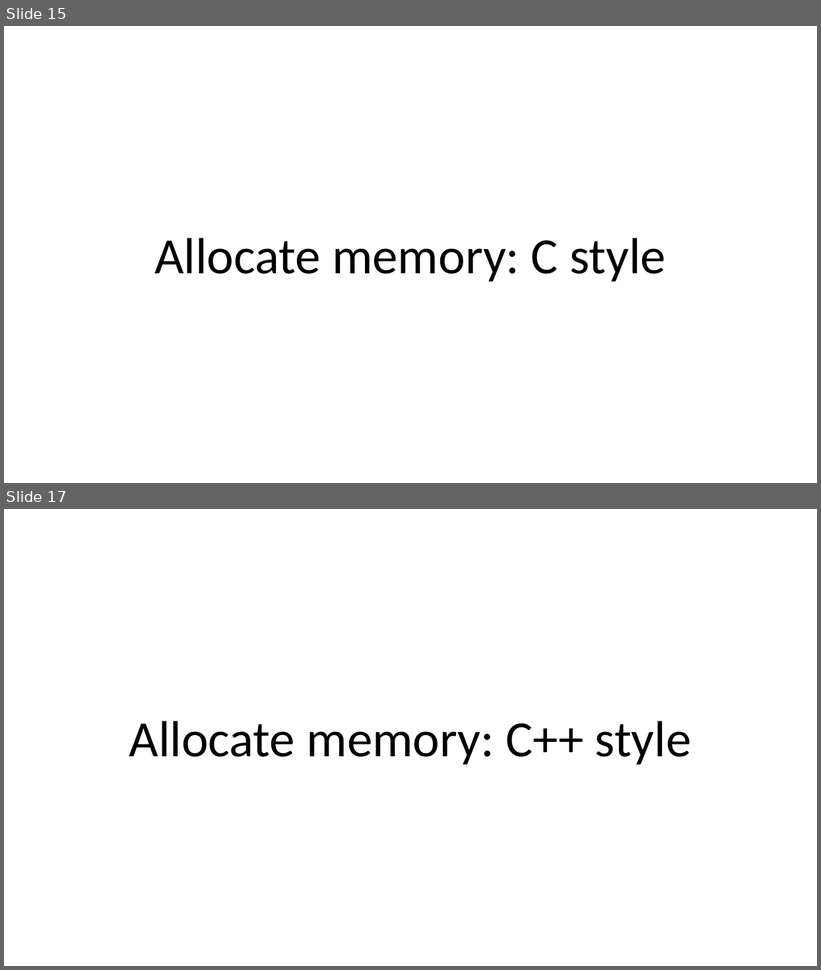
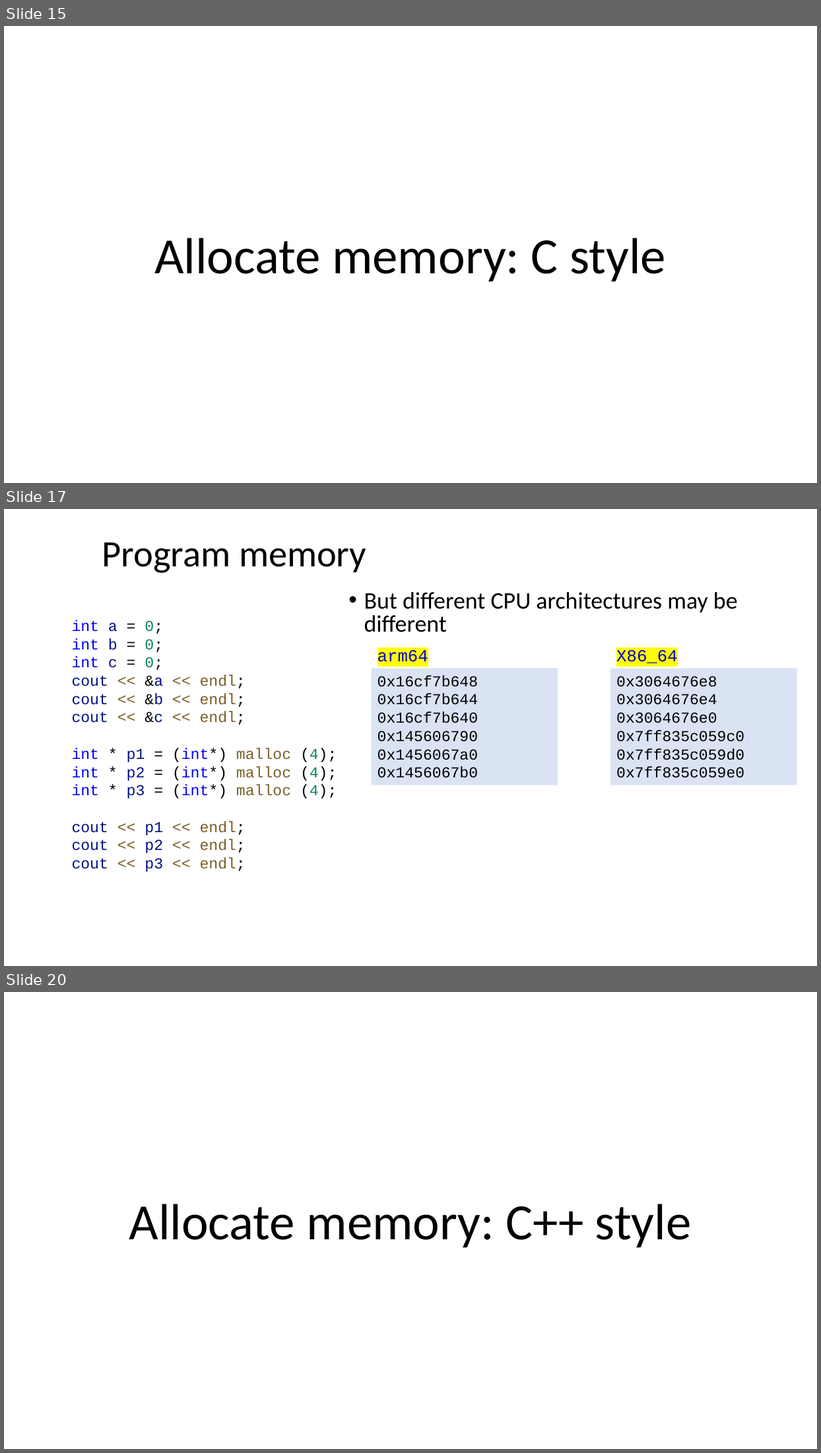
Before and after one commit to dayekuaipao/CPPLearning, a slide deck: week05/Lecture05.pptx. Shown one above the other, each under a label of ours: slides 15 and 17 before the commit, slides 15, 17 and 20 after it; the slides between them are not shown. The pictures are 821x970 and 821x1453 pixels, drawn with LibreOffice and Linux fonts; fonts in the diff are those of the drawing; background and template pictures are left out. Boxes give left, top, right and bottom in pixels: in the first picture for what was removed or moved away, otherwise in the second. Text is boxed around its words. In the diff, an @@ line names an element or a change of style, - is before the commit and + after.

```diff
--- a/week05/Lecture05.pptx
+++ b/week05/Lecture05.pptx
@@ slide 17 added at [4, 509, 817, 966], background #FFFFFF @@
@@ title added at [102, 542, 366, 573], 44 pt, text #000000 @@
+Program memory
@@ text added at [364, 592, 738, 632], 28 pt, text #000000 @@
+• But different CPU architectures may be different
@@ text added at [72, 620, 337, 872], 18 pt, text #795E26 @@
+int a = 0;
+int b = 0;
+int c = 0;
+cout << &a << endl;
+cout << &b << endl;
+cout << &c << endl;
+int * p1 = (int*) malloc (4);
+int * p2 = (int*) malloc (4);
+int * p3 = (int*) malloc (4);
+cout << p1 << endl;
+cout << p2 << endl;
+cout << p3 << endl;
@@ rectangle added at [371, 642, 435, 669], fill #FFFFFF, 20 pt, text #0000CC @@
+arm64
@@ rectangle added at [611, 642, 684, 669], fill #FFFFFF, 20 pt, text #0000CC @@
+X86_64
@@ rectangle added at [371, 668, 558, 786], fill #DAE3F3, 18 pt, text #000000 @@
+0x16cf7b648
+0x16cf7b644
+0x16cf7b640
+0x145606790
+0x1456067a0
+0x1456067b0
@@ rectangle added at [611, 668, 797, 786], fill #DAE3F3, 18 pt, text #000000 @@
+0x3064676e8
+0x3064676e4
+0x3064676e0
+0x7ff835c059c0
+0x7ff835c059d0
+0x7ff835c059e0
@@ what was slide 17 is now slide 20 @@
```
Also in this commit, not shown: 2 slides changed, 6 other slides added, 2 slides removed, 3 other files.
